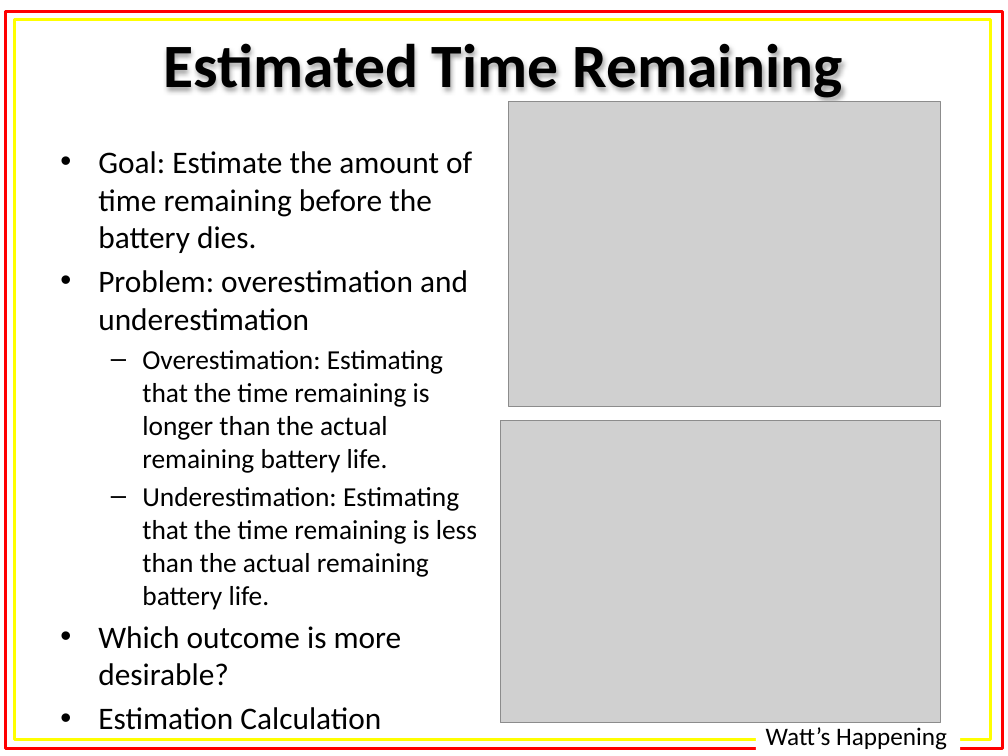
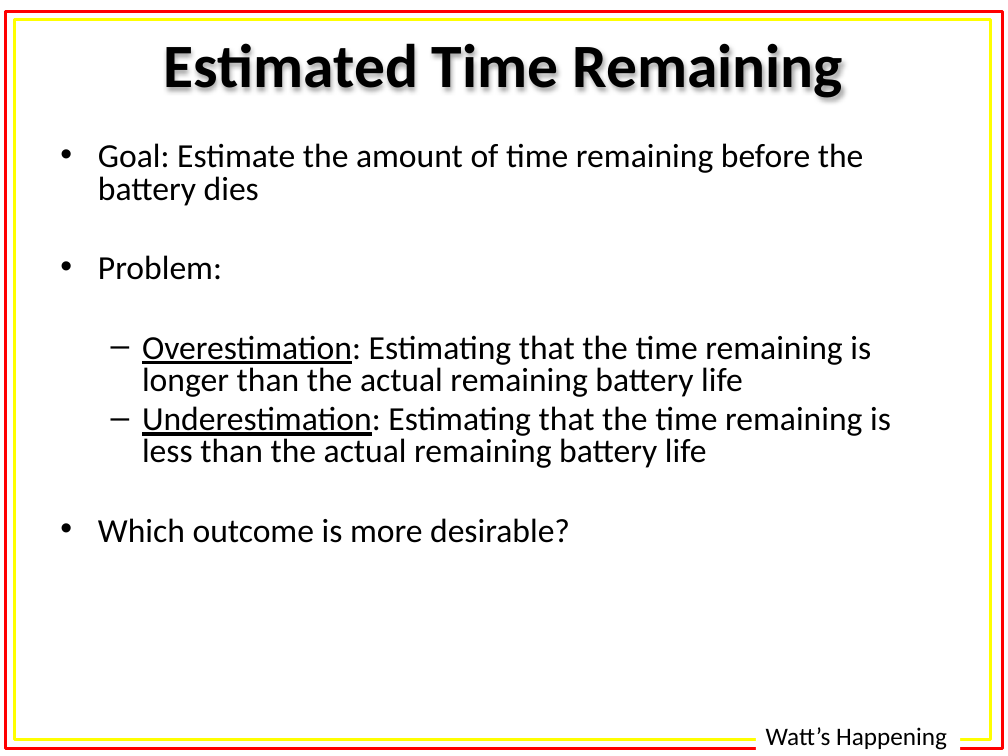
Before and after one commit to alexisfisher/watts-happening, a slide deck: slide 7 of docs/presentation/Presentation.pptx. Drawn at 1008x756 pixels with LibreOffice and Linux fonts; fonts in the diff are those of the drawing; grey boxes stand for pictures. Boxes give left, top, right and bottom in pixels: in the first picture for what was removed or moved away, otherwise in the second. Text is boxed around its words. In the diff, an @@ line names an element or a change of style, - is before the commit and + after.

Commit message:
1st draft presentation

```diff
--- a/docs/presentation/Presentation.pptx
+++ b/docs/presentation/Presentation.pptx
@@ picture removed at (x1=509, y1=102, x2=940, y2=406) @@
@@ text at (x1=98, y1=143, x2=891, y2=543): paragraph removed @@
-• Estimation Calculation
@@ text at (x1=98, y1=143, x2=891, y2=468): text changed; size 19.6 to 24 pt @@
-• Goal: Estimate the amount of time remaining before the battery dies.
-• Problem: overestimation and underestimation
-  – Overestimation: Estimating that the time remaining is longer than the actual remaining battery life.
-  – Underestimation: Estimating that the time remaining is less than the actual remaining battery life.
+• Goal: Estimate the amount of time remaining before the battery dies
+• Problem:
+  – Overestimation: Estimating that the time remaining is longer than the actual remaining battery life
+  – Underestimation: Estimating that the time remaining is less than the actual remaining battery life
@@ picture removed at (x1=500, y1=420, x2=940, y2=723) @@
@@ text at (x1=98, y1=518, x2=570, y2=543): size 22.4 to 24 pt in "Which outcome is more desirable?"; indent changed; line spacing 1 to 0.8; more space between paragraphs @@
```
Also in this commit, not shown: 4 other slides changed, 2 slides added, 1 slide removed, 1 other file.
